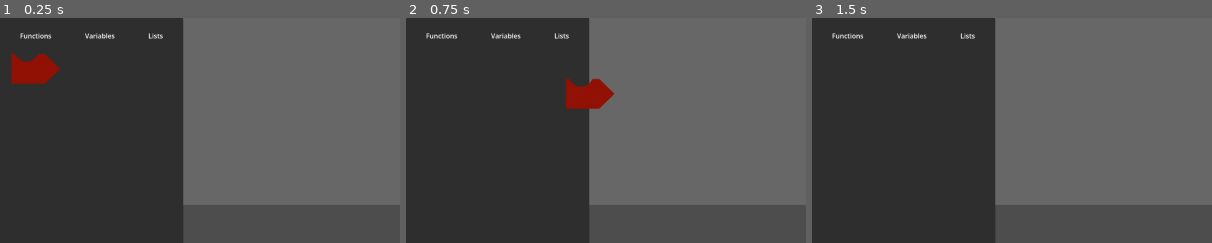
Above: before the commit, frames 1-3 (left to right).
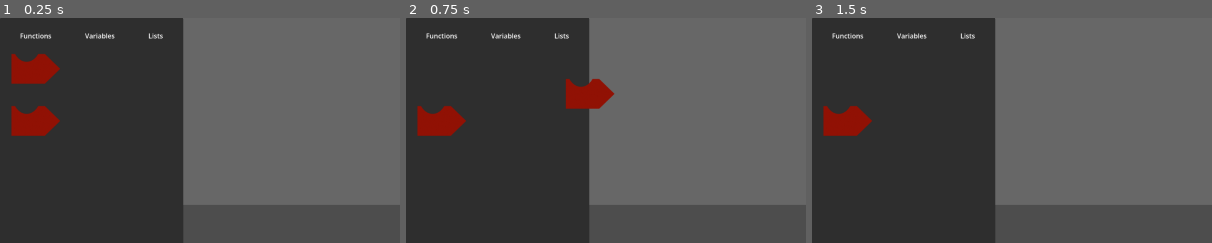
Above: after the commit, the same moments.

Repository: GianOM/Block-Battler
Game: Godot game, scene res://UI/Main_UI/Combat_UI.tscn
The game is run twice, just before and just after one commit, with the same random seed, the same clock (stepped at 60 frames per second) and the same inputs.
Inputs (mouse positions are % of the whole screen's width and height, from its top left):
- Up to frame 1 (0.25 s): no input
- Up to frame 2 (0.75 s): tap Enter at 0.5 s; drag from (4, 11) to (60, 28) at 0.52 s
- Up to frame 3 (1.5 s): tap Space at 1.25 s; drag from (30, 55) to (60, 28) at 1.27 s
The pictures show only the part of the screen within x 0-50%, y 0-50%; the shares and areas given below are measured in that part.

The runs differ from the first frame. In frame 1, 1.3% of the frame differs, in the area x 2-15%, y 39-53%; in frame 2, 1.3%; in frame 3, 1.3%.

Commit message:
Merge Entities from (Eric)

Diff:
--- /dev/null
+++ b/Combat/combat_2d.tscn
@@ -0,0 +1,10 @@
+[gd_scene format=3 uid="uid://bcxsn3763csl"]
+
+[ext_resource type="Texture2D" uid="uid://bl0px0faeujld" path="res://Assets/combat_background.webp" id="1_mw5lh"]
+
+[node name="Combat2D" type="Node2D" unique_id=2110802663]
+
+[node name="CombatBackground" type="Sprite2D" parent="." unique_id=1101945263]
+texture = ExtResource("1_mw5lh")
+centered = false
+metadata/_edit_lock_ = true
--- /dev/null
+++ b/Entity/NPCs/enemy_test.tres
@@ -0,0 +1,10 @@
+[gd_resource type="Resource" script_class="EntityStats" format=3 uid="uid://klr2blwffyii"]
+
+[ext_resource type="Script" uid="uid://btddxnyg84gy2" path="res://Entity/NPCs/entity_stats.gd" id="1_22fh8"]
+[ext_resource type="Texture2D" uid="uid://c3yyeahg2d01f" path="res://Assets/enemyTest.png" id="1_j83me"]
+
+[resource]
+script = ExtResource("1_22fh8")
+max_hp = 25
+image = ExtResource("1_j83me")
+metadata/_custom_type_script = "uid://btddxnyg84gy2"
--- /dev/null
+++ b/Entity/NPCs/entity_stats.gd
@@ -0,0 +1,44 @@
+class_name EntityStats
+extends Resource
+
+signal changes_in_stats
+
+@export_category("Basic Stats")
+@export var max_hp: int
+
+
+@export_category("Visual Parameters")
+@export var image: Texture
+
+var hp: int: set = set_hp
+var shield: int: set = set_shield
+
+func set_hp(value: int):
+	hp = clampi(value, 0, max_hp)
+	changes_in_stats.emit()
+
+func set_shield(value: int):
+	shield = clampi(value, 0, 999)
+	changes_in_stats.emit()
+
+func take_damage(damage: int):
+	if damage <= 0:
+		return
+
+	var damage_after_shield = clampi(damage - shield, 0, 9999999)
+
+	self.shield = clampi(shield - damage, 0, 9999999) # v
+	self.hp -= damage_after_shield
+	#if shield is bigger than dmg, dmg taken would be negative, so... no, it has to be minimum 0
+
+## this is so that when there are multiple of the same enemy type,
+## they are considered different enetities and won't share stat updates.
+## e.g.(when one entity takes dmg, other entities of the same type would also take dmg
+func create_instance() -> Resource:
+
+	#WARNING: O PLAYER NAO TEM SHIELD INICIAL
+
+	var instance: EntityStats = self.duplicate()
+	instance.hp = max_hp
+	instance.shield = 0
+	return instance
--- /dev/null
+++ b/Entity/NPCs/entity_ui.tscn
@@ -0,0 +1,17 @@
+[gd_scene format=3 uid="uid://x8rog21xhvtb"]
+
+[ext_resource type="Texture2D" uid="uid://c3yyeahg2d01f" path="res://Assets/enemyTest.png" id="1_q8wni"]
+
+[sub_resource type="RectangleShape2D" id="RectangleShape2D_wejth"]
+size = Vector2(320, 340)
+
+[node name="EntityUI" type="Node2D" unique_id=807532450]
+scale = Vector2(0.5, 0.5)
+
+[node name="EntityImage" type="Sprite2D" parent="." unique_id=337189531]
+texture = ExtResource("1_q8wni")
+
+[node name="Area2D" type="Area2D" parent="." unique_id=332193522]
+
+[node name="CollisionShape2D" type="CollisionShape2D" parent="Area2D" unique_id=1799531940]
+shape = SubResource("RectangleShape2D_wejth")
--- /dev/null
+++ b/Entity/Player/player_stats.gd
@@ -0,0 +1,9 @@
+extends EntityStats
+
+#TBD... energy, starting array of func blocks, create instance etc
+
+#TODO
+
+#BUG
+
+#WARNING
--- a/Globals/jogador.gd
+++ b/Globals/jogador.gd
@@ -1,4 +1,5 @@
 extends Node
+
 
 
 @warning_ignore("unused_signal")
@@ -8,15 +9,13 @@
 signal Left_Click_Released
 
 
-var current_Function_Dragging_Block: Function_Block = null
+
+@warning_ignore("unused_signal")
+signal Player_Mouse_Entered_Canvas
+
+@warning_ignore("unused_signal")
+signal Player_Mouse_Left_Canvas
 
 
-func Set_Block_Dropable():
 
-	if current_Function_Dragging_Block != null:
-		current_Function_Dragging_Block.Set_Block_Dropable()
-
-func Set_Block_Dragging():
-
-	if current_Function_Dragging_Block != null:
-		current_Function_Dragging_Block.Set_Block_Dragging()
+var current_Function_Dragging_Block: Function_Block = null
--- a/UI/Main_UI/Block_Canvas__SCRIPT.gd
+++ b/UI/Main_UI/Block_Canvas__SCRIPT.gd
@@ -1,15 +1,20 @@
 extends Control
 
 
+var is_mouse_on_Canvas: bool = false
 
 
 
 func _on_Mouse_Entered_Canvas():
 
-	JOGADOR.Set_Block_Dropable()
+	is_mouse_on_Canvas = true
+
+	JOGADOR.Player_Mouse_Entered_Canvas.emit()
 
 
 
 func _on_Mouse_Leave_Canvas():
 
-	JOGADOR.Set_Block_Dragging()
+	is_mouse_on_Canvas = false
+
+	JOGADOR.Player_Mouse_Left_Canvas.emit()
--- a/UI/Main_UI/Combat_Input__SCRIPT.gd
+++ b/UI/Main_UI/Combat_Input__SCRIPT.gd
@@ -3,11 +3,14 @@
 
 
 func _input(event: InputEvent) -> void:
+
 	if event is InputEventMouseButton :
+
+		# Solta o Botao Direito
 		if (event.button_index == MOUSE_BUTTON_LEFT) and event.is_pressed():
 			JOGADOR.Left_Click_Pressed.emit()
 
+
+		# Solta o Botao Esquerdo
 		elif (event.button_index == MOUSE_BUTTON_LEFT) and event.is_released():
 			JOGADOR.Left_Click_Released.emit()
-
-			print("solto")
--- a/UI/Main_UI/Combat_UI.tscn
+++ b/UI/Main_UI/Combat_UI.tscn
@@ -1,15 +1,11 @@
 [gd_scene format=3 uid="uid://br5df0oqi0lb4"]
 
 [ext_resource type="Script" uid="uid://dnninu33w5f3x" path="res://UI/Main_UI/Combat_Input__SCRIPT.gd" id="1_1k6pa"]
-[ext_resource type="Texture2D" uid="uid://mvby122lvlaf" path="res://UI/Main_UI/Combat_UI_Assets/Function_Blocks_Icons/Attack_Block.png" id="1_j7h28"]
-[ext_resource type="Script" uid="uid://chs53ynq2ial5" path="res://UI/Main_UI/Function_Block__SCRIPT.gd" id="1_jtpx1"]
+[ext_resource type="PackedScene" uid="uid://bwed0118amt63" path="res://UI/Main_UI/Function_Block__SCENE.tscn" id="3_1k6pa"]
 [ext_resource type="Script" uid="uid://5yjik0p0rekt" path="res://UI/Main_UI/Block_Canvas__SCRIPT.gd" id="4_yeubn"]
 
 [sub_resource type="StyleBoxFlat" id="StyleBoxFlat_1k6pa"]
 bg_color = Color(0.4045111, 0.40451118, 0.40451103, 1)
-
-[sub_resource type="RectangleShape2D" id="RectangleShape2D_yeubn"]
-size = Vector2(132, 101)
 
 [node name="Combat_UI_Root" type="Control" unique_id=632087552]
 y_sort_enabled = true
@@ -96,32 +92,13 @@
 offset_bottom = -0.007019043
 grow_horizontal = 2
 grow_vertical = 0
-theme_override_constants/separation = 4
+theme_override_constants/separation = 25
 
-[node name="Function_Block" type="Control" parent="Block_Lists/HBoxContainer/Functions_Title/VBoxContainer" unique_id=782154092]
-custom_minimum_size = Vector2(132, 100)
+[node name="Function_Block" parent="Block_Lists/HBoxContainer/Functions_Title/VBoxContainer" unique_id=919133198 instance=ExtResource("3_1k6pa")]
 layout_mode = 2
-mouse_filter = 2
-script = ExtResource("1_jtpx1")
 
-[node name="FBlock_TEXTURE" type="TextureRect" parent="Block_Lists/HBoxContainer/Functions_Title/VBoxContainer/Function_Block" unique_id=1796011857]
-z_index = 2
-layout_mode = 1
-anchors_preset = 15
-anchor_right = 1.0
-anchor_bottom = 1.0
-grow_horizontal = 2
-grow_vertical = 2
-mouse_filter = 2
-texture = ExtResource("1_j7h28")
-expand_mode = 3
-stretch_mode = 5
-
-[node name="Mouse_Detection_Area" type="Area2D" parent="Block_Lists/HBoxContainer/Functions_Title/VBoxContainer/Function_Block/FBlock_TEXTURE" unique_id=1608581958]
-
-[node name="CollisionShape2D" type="CollisionShape2D" parent="Block_Lists/HBoxContainer/Functions_Title/VBoxContainer/Function_Block/FBlock_TEXTURE/Mouse_Detection_Area" unique_id=1016180519]
-position = Vector2(66, 50.5)
-shape = SubResource("RectangleShape2D_yeubn")
+[node name="Function_Block2" parent="Block_Lists/HBoxContainer/Functions_Title/VBoxContainer" unique_id=1223105320 instance=ExtResource("3_1k6pa")]
+layout_mode = 2
 
 [node name="Variables_Title" type="Label" parent="Block_Lists/HBoxContainer" unique_id=1696376482]
 layout_mode = 2
@@ -133,5 +110,3 @@
 
 [connection signal="mouse_entered" from="Block_Canvas" to="Block_Canvas" method="_on_Mouse_Entered_Canvas"]
 [connection signal="mouse_exited" from="Block_Canvas" to="Block_Canvas" method="_on_Mouse_Leave_Canvas"]
-[connection signal="mouse_entered" from="Block_Lists/HBoxContainer/Functions_Title/VBoxContainer/Function_Block/FBlock_TEXTURE/Mouse_Detection_Area" to="Block_Lists/HBoxContainer/Functions_Title/VBoxContainer/Function_Block" method="_on_mouse_entered_area"]
-[connection signal="mouse_exited" from="Block_Lists/HBoxContainer/Functions_Title/VBoxContainer/Function_Block/FBlock_TEXTURE/Mouse_Detection_Area" to="Block_Lists/HBoxContainer/Functions_Title/VBoxContainer/Function_Block" method="_on_mouse_exited_area"]
--- /dev/null
+++ b/UI/Main_UI/Function_Block__SCENE.tscn
@@ -0,0 +1,36 @@
+[gd_scene format=3 uid="uid://bwed0118amt63"]
+
+[ext_resource type="Script" uid="uid://chs53ynq2ial5" path="res://UI/Main_UI/Function_Block__SCRIPT.gd" id="1_10ivv"]
+[ext_resource type="Texture2D" uid="uid://mvby122lvlaf" path="res://UI/Main_UI/Combat_UI_Assets/Function_Blocks_Icons/Attack_Block.png" id="2_si617"]
+
+[sub_resource type="RectangleShape2D" id="RectangleShape2D_yeubn"]
+size = Vector2(132, 101)
+
+[node name="Function_Block" type="Control" unique_id=919133198]
+custom_minimum_size = Vector2(132, 100)
+layout_mode = 3
+anchors_preset = 0
+mouse_filter = 2
+script = ExtResource("1_10ivv")
+
+[node name="FBlock_TEXTURE" type="TextureRect" parent="." unique_id=1678770245]
+z_index = 2
+layout_mode = 1
+anchors_preset = 15
+anchor_right = 1.0
+anchor_bottom = 1.0
+grow_horizontal = 2
+grow_vertical = 2
+mouse_filter = 2
+texture = ExtResource("2_si617")
+expand_mode = 3
+stretch_mode = 5
+
+[node name="Mouse_Detection_Area" type="Area2D" parent="FBlock_TEXTURE" unique_id=2002274141]
+
+[node name="CollisionShape2D" type="CollisionShape2D" parent="FBlock_TEXTURE/Mouse_Detection_Area" unique_id=1384878594]
+position = Vector2(66, 50.5)
+shape = SubResource("RectangleShape2D_yeubn")
+
+[connection signal="mouse_entered" from="FBlock_TEXTURE/Mouse_Detection_Area" to="." method="_on_mouse_entered_area"]
+[connection signal="mouse_exited" from="FBlock_TEXTURE/Mouse_Detection_Area" to="." method="_on_mouse_exited_area"]
--- a/UI/Main_UI/Function_Block__SCRIPT.gd
+++ b/UI/Main_UI/Function_Block__SCRIPT.gd
@@ -13,6 +13,9 @@
 
 var current_state: Block_State = Block_State.ONLIST
 
+
+var is_mouse_on_Canvas: bool = false
+
 func _ready() -> void:
 
 
@@ -21,11 +24,14 @@
 	JOGADOR.Left_Click_Pressed.connect(_on_Player_PRESSED_Left_Click)
 	JOGADOR.Left_Click_Released.connect(_on_Player_RELEASED_Left_Click)
 
+	JOGADOR.Player_Mouse_Entered_Canvas.connect(Set_Block_Dropable)
+	JOGADOR.Player_Mouse_Left_Canvas.connect(Set_Block_Dragging)
 
 
+@warning_ignore("unused_parameter")
 func _physics_process(delta: float) -> void:
 
-	print(name + " -> " + Block_State.keys()[current_state])
+	#print(name + " -> " + Block_State.keys()[current_state])
 
 	if (current_state == Block_State.DRAGGING) or (current_state == Block_State.DROPABLE):
 		#																				Centraliza e nao deixa sair da tela
@@ -34,10 +40,20 @@
 
 
 func Set_Block_Dropable():
-	current_state = Block_State.DROPABLE
+
+	is_mouse_on_Canvas = true
+
+	if current_state == Block_State.DRAGGING:
+		current_state = Block_State.DROPABLE
+
+
 
 func Set_Block_Dragging():
-	current_state = Block_State.DRAGGING
+
+	is_mouse_on_Canvas = false
+
+	if current_state == Block_State.DROPABLE:
+		current_state = Block_State.DRAGGING
 
 
 
@@ -55,8 +71,15 @@
 
 	elif (current_state == Block_State.ONCANVAS):
 
-		current_state = Block_State.DROPABLE
-		JOGADOR.current_Function_Dragging_Block = self
+		if is_mouse_on_Canvas:
+
+			current_state = Block_State.DROPABLE
+			JOGADOR.current_Function_Dragging_Block = self
+
+		else:
+
+			current_state = Block_State.DRAGGING
+			JOGADOR.current_Function_Dragging_Block = self
 
 
 func _on_Player_RELEASED_Left_Click():
Binary file added: Assets/combat_background.webp
Not shown, added: Assets/combat_background.webp.import
Binary file added: Assets/enemyTest.png
Not shown, added: Assets/enemyTest.png.import
Not shown, added: Entity/NPCs/entity_stats.gd.uid
Not shown, added: Entity/Player/player_stats.gd.uid
